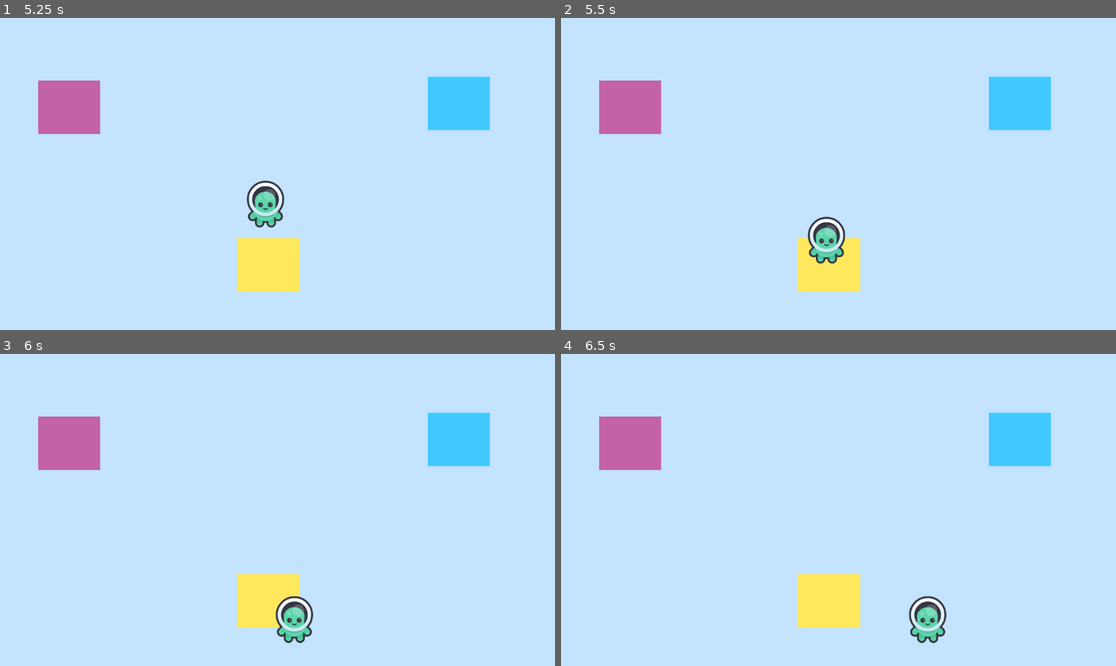
Above: before the commit, frames 1-4 (two rows, left to right).
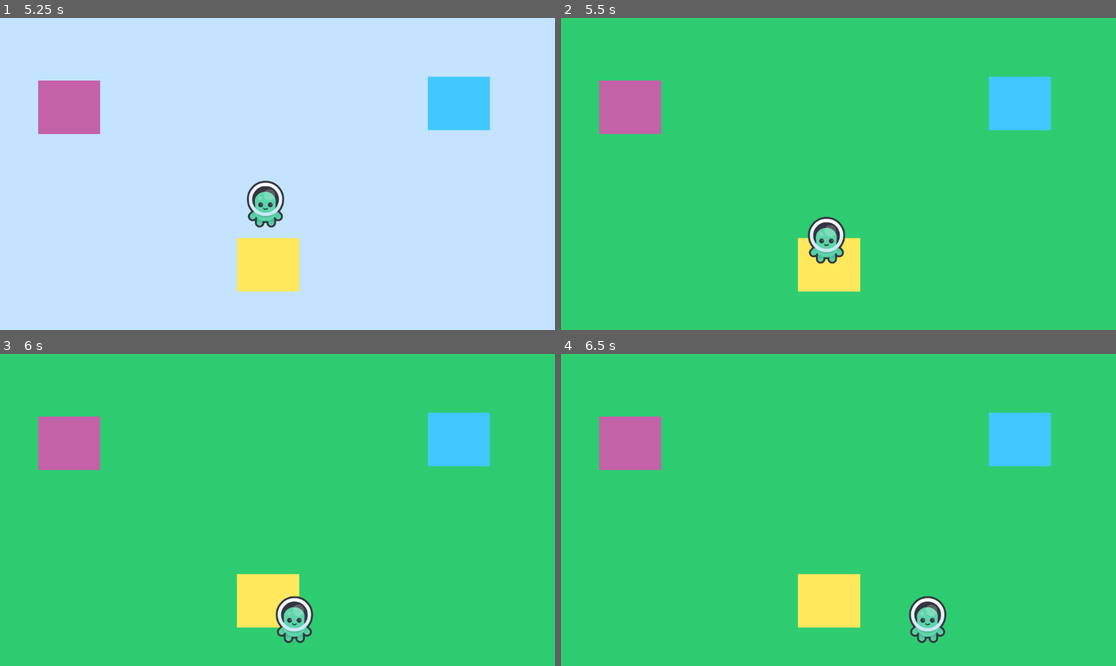
Above: after the commit, the same moments.

Repository: ShayLuan/GameDevTest
Game: Godot game, scene res://Example2World/area_2d.tscn
Same seed, same stepped clock (60 frames per second), same inputs: the game is played once before the commit and once after it. This scene is started directly instead of the project's main scene.
Inputs:
- Up to frame 1 (5.25 s): tap Enter (ui_accept) at 0.5, 0.77, 1.52, 3.02, 3.77, 4.52 s; hold Right (ui_right) 0.53-1.28 s; hold Down (ui_down) 1.28-2.03 s; hold Right (ui_right) 2.03-2.78 s; hold Up (ui_up) 2.78-3.53 s; hold Left (ui_left) 3.53-5.03 s; hold Down (ui_down) from 5.03 s (still down)
- Up to frame 2 (5.5 s): keep holding Down (ui_down)
- Up to frame 3 (6 s): release Down (ui_down) at 5.78 s; hold Right (ui_right) from 5.78 s (still down)
- Up to frame 4 (6.5 s): keep holding Right (ui_right); tap Enter (ui_accept) at 6.02 s

Frame 1 is identical in both runs. In frame 2, 94% of the frame differs, in the area x 0-100%, y 0-100%; in frame 3, 94%; in frame 4, 94%.

Commit message:
background changing colors

Diff:
--- a/Signals/signals/Example2World/area_2d.tscn
+++ b/Signals/signals/Example2World/area_2d.tscn
@@ -2,7 +2,10 @@
 
 [ext_resource type="Script" uid="uid://cl5675f2iait0" path="res://Example2World/example_2_world.gd" id="1_qljc1"]
 [ext_resource type="Texture2D" uid="uid://bexcbovn2q211" path="res://Assets/background_solid_sky.png" id="1_tbjde"]
+[ext_resource type="Texture2D" uid="uid://qudwio4wrffe" path="res://Assets/background_solid_dirt.png" id="3_ee1dc"]
 [ext_resource type="PackedScene" uid="uid://bfv3ev6fobs2d" path="res://Example2World/Player/character.tscn" id="3_w33c6"]
+[ext_resource type="Texture2D" uid="uid://b1vk3518xs6t0" path="res://Assets/background_solid_grass.png" id="4_go1ue"]
+[ext_resource type="Texture2D" uid="uid://d3s8cqle6sgsv" path="res://Assets/background_solid_sand.png" id="5_7vwcb"]
 
 [sub_resource type="RectangleShape2D" id="RectangleShape2D_w33c6"]
 size = Vector2(128, 109.5)
@@ -14,6 +17,21 @@
 position = Vector2(575.00006, 326)
 scale = Vector2(2.2988281, 1.3085938)
 texture = ExtResource("1_tbjde")
+
+[node name="Background2" type="Sprite2D" parent="." unique_id=2075324350]
+position = Vector2(597, 340)
+scale = Vector2(2.5039063, 1.4570313)
+texture = ExtResource("3_ee1dc")
+
+[node name="Background3" type="Sprite2D" parent="." unique_id=1057737783]
+position = Vector2(607, 320.5)
+scale = Vector2(3.1132813, 1.9863281)
+texture = ExtResource("4_go1ue")
+
+[node name="Background4" type="Sprite2D" parent="." unique_id=806358126]
+position = Vector2(593, 325)
+scale = Vector2(2.8417969, 1.8261719)
+texture = ExtResource("5_7vwcb")
 
 [node name="Plate1" type="Area2D" parent="." unique_id=1872943412]
 
--- a/Signals/signals/Example2World/example_2_world.gd
+++ b/Signals/signals/Example2World/example_2_world.gd
@@ -1,9 +1,15 @@
 extends Node2D
+@onready var background: Sprite2D = $Background
+@onready var background_2: Sprite2D = $Background2
+@onready var background_3: Sprite2D = $Background3
+@onready var background_4: Sprite2D = $Background4
 
 
 # Called when the node enters the scene tree for the first time.
 func _ready() -> void:
-	pass # Replace with function body.
+	background_2.visible = false
+	background_3.visible = false
+	background_4.visible = false
 
 
 # Called every frame. 'delta' is the elapsed time since the previous frame.
@@ -12,13 +18,17 @@
 
 
 func _on_plate_1_body_entered(body: Node2D) -> void:
-	print("body entered")
 	print(body)
+	print("Entered Pink")
+	background_2.visible = true
+
 
 func _on_plate_2_body_entered(body: Node2D) -> void:
-	print("body entered")
 	print(body)
+	print("Entered Yellow")
+	background_3.visible = true
 
 func _on_plate_3_body_entered(body: Node2D) -> void:
-	print("body entered")
 	print(body)
+	print("Entered Blue")
+	background_4.visible = true
